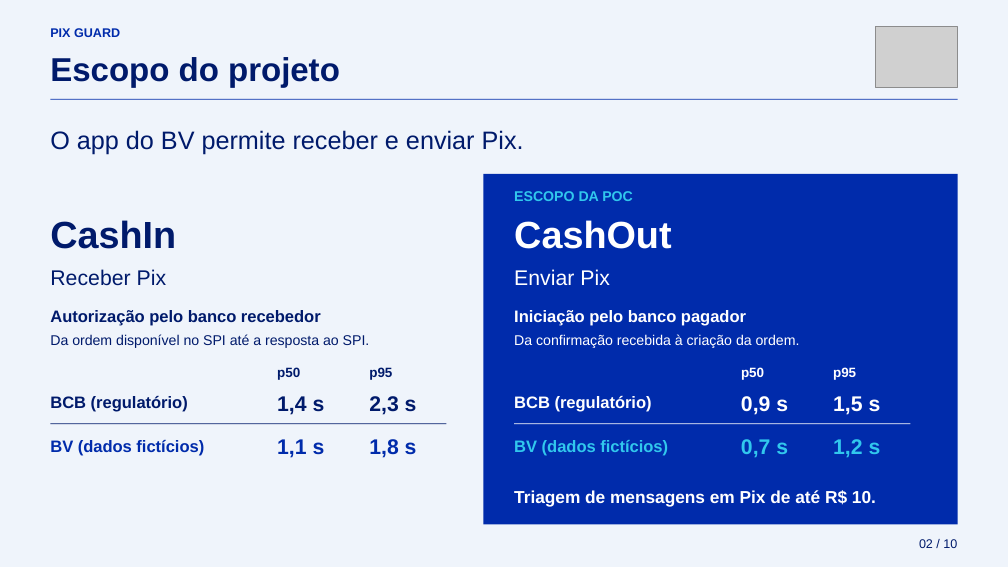
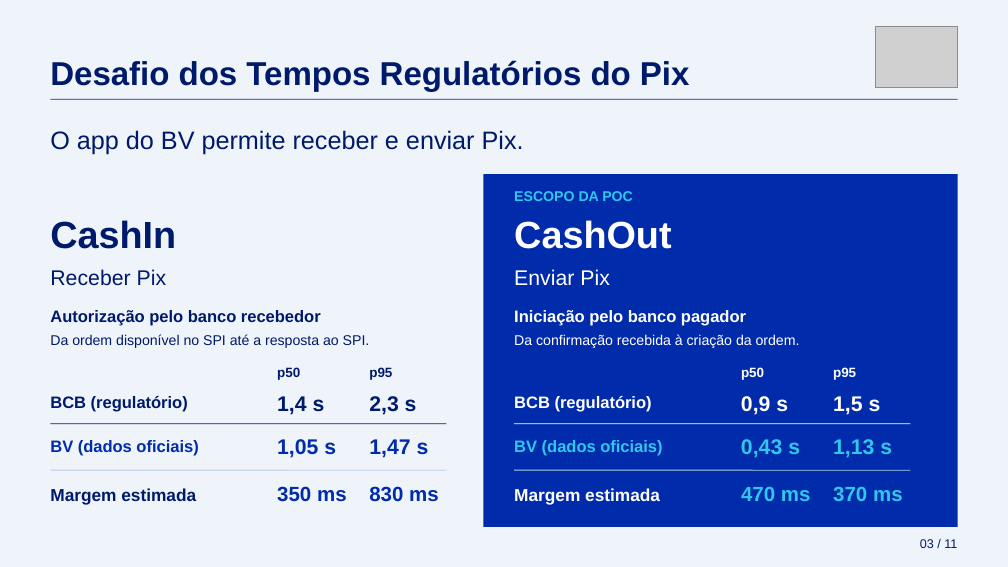
Before and after one commit to JeanFabichaki/pix-message-analyzer, a slide deck: slide 4 of apresentacao/Pix_Guard_Apresentacao.pptx (slide 2 before the commit). Drawn at 1008x567 pixels with LibreOffice and Linux fonts; fonts in the diff are those of the drawing; grey boxes stand for pictures. Boxes give left, top, right and bottom in pixels: in the first picture for what was removed or moved away, otherwise in the second. Text is boxed around its words. In the diff, an @@ line names an element or a change of style, - is before the commit and + after.

```diff
--- a/apresentacao/Pix_Guard_Apresentacao.pptx
+++ b/apresentacao/Pix_Guard_Apresentacao.pptx
@@ text removed at box(50, 28, 120, 37) @@
-PIX GUARD
@@ text "Desafio dos Tempos Regulatórios do ..." at box(50, 60, 690, 91): vertical alignment top to middle @@
@@ text at box(50, 60, 690, 91): text changed @@
-Escopo do projeto
+Desafio dos Tempos Regulatórios do Pix
@@ text at box(50, 440, 198, 456): text changed @@
-BV (dados fictícios)
+BV (dados oficiais)
@@ text at box(277, 439, 336, 458): text changed @@
-1,1 s
+1,05 s
@@ text at box(369, 439, 429, 458): text changed @@
-1,8 s
+1,47 s
@@ text at box(514, 440, 662, 456): text changed @@
-BV (dados fictícios)
+BV (dados oficiais)
@@ text at box(741, 439, 800, 458): text changed @@
-0,7 s
+0,43 s
@@ text at box(833, 439, 892, 458): text changed @@
-1,2 s
+1,13 s
@@ line added from (51, 470) to (447, 470), #B9CBE7 0.75 pt @@
@@ line added from (514, 470) to (910, 470), #B9CBE7 0.75 pt @@
@@ text added at box(50, 488, 196, 504), 16.5 pt, text #001A6B, bold @@
+Margem estimada
@@ text added at box(277, 486, 347, 502), 19.5 pt, text #002BAB, bold @@
+350 ms
@@ text added at box(369, 486, 439, 502), 19.5 pt, text #002BAB, bold @@
+830 ms
@@ text removed at box(514, 490, 876, 507) @@
-Triagem de mensagens em Pix de até R$ 10.
@@ text added at box(514, 488, 660, 504), 16.5 pt, text #FFFFFF, bold @@
+Margem estimada
@@ text added at box(741, 486, 811, 501), 19.5 pt, text #31C7ED, bold @@
+470 ms
@@ text added at box(833, 486, 903, 501), 19.5 pt, text #31C7ED, bold @@
+370 ms
@@ text at box(920, 539, 957, 548): text changed @@
-02 / 10
+03 / 11
```
Also in this commit, not shown: 7 other slides changed, 6 slides added, 27 slides removed, 20 other files.
